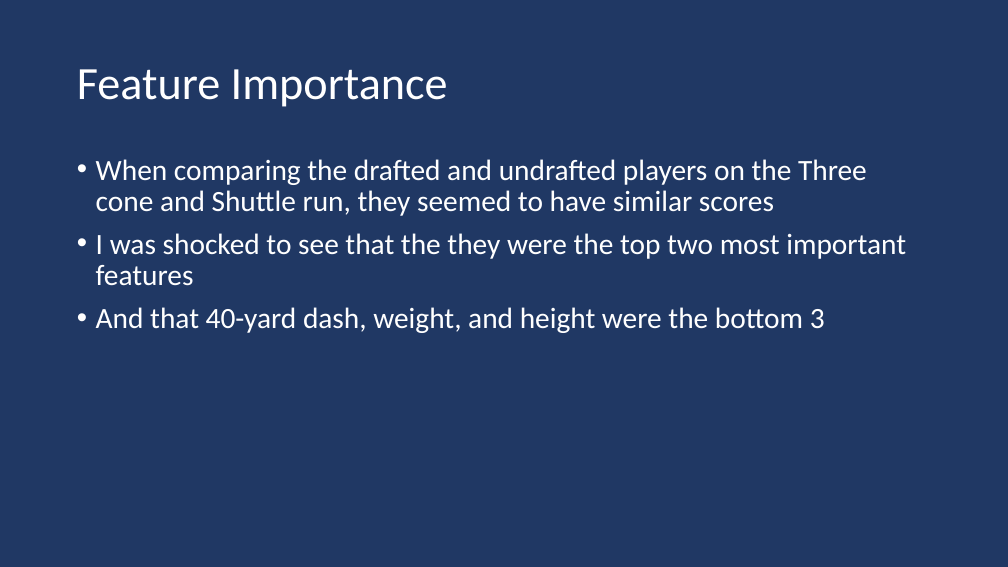
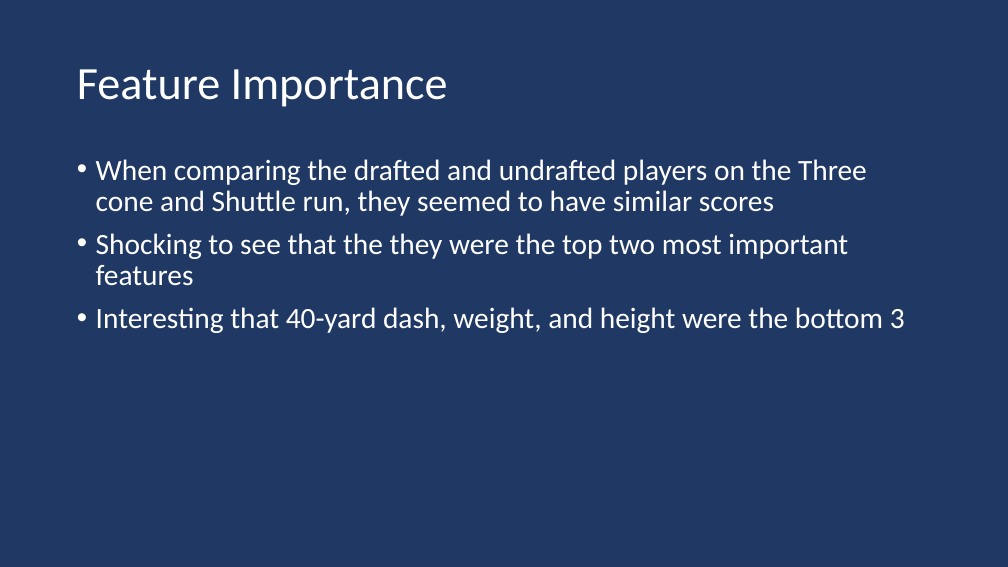
Before and after one commit to jkurt13/CapstoneTwo, a slide deck: slide 11 of Reports/Final_Report_Presentation.pptx (slide 10 before the commit). Drawn at 1008x567 pixels with LibreOffice and Linux fonts; fonts in the diff are those of the drawing. Boxes give left, top, right and bottom in pixels: in the first picture for what was removed or moved away, otherwise in the second. Text is boxed around its words. In the diff, an @@ line names an element or a change of style, - is before the commit and + after.

```diff
--- a/Reports/Final_Report_Presentation.pptx
+++ b/Reports/Final_Report_Presentation.pptx
@@ text at [96, 233, 905, 333]: text changed @@
-• I was shocked to see that the they were the top two most important features
-• And that 40-yard dash, weight, and height were the bottom 3
+• Shocking to see that the they were the top two most important features
+• Interesting that 40-yard dash, weight, and height were the bottom 3
```
Also in this commit, not shown: 4 other slides changed, 1 slide added.
